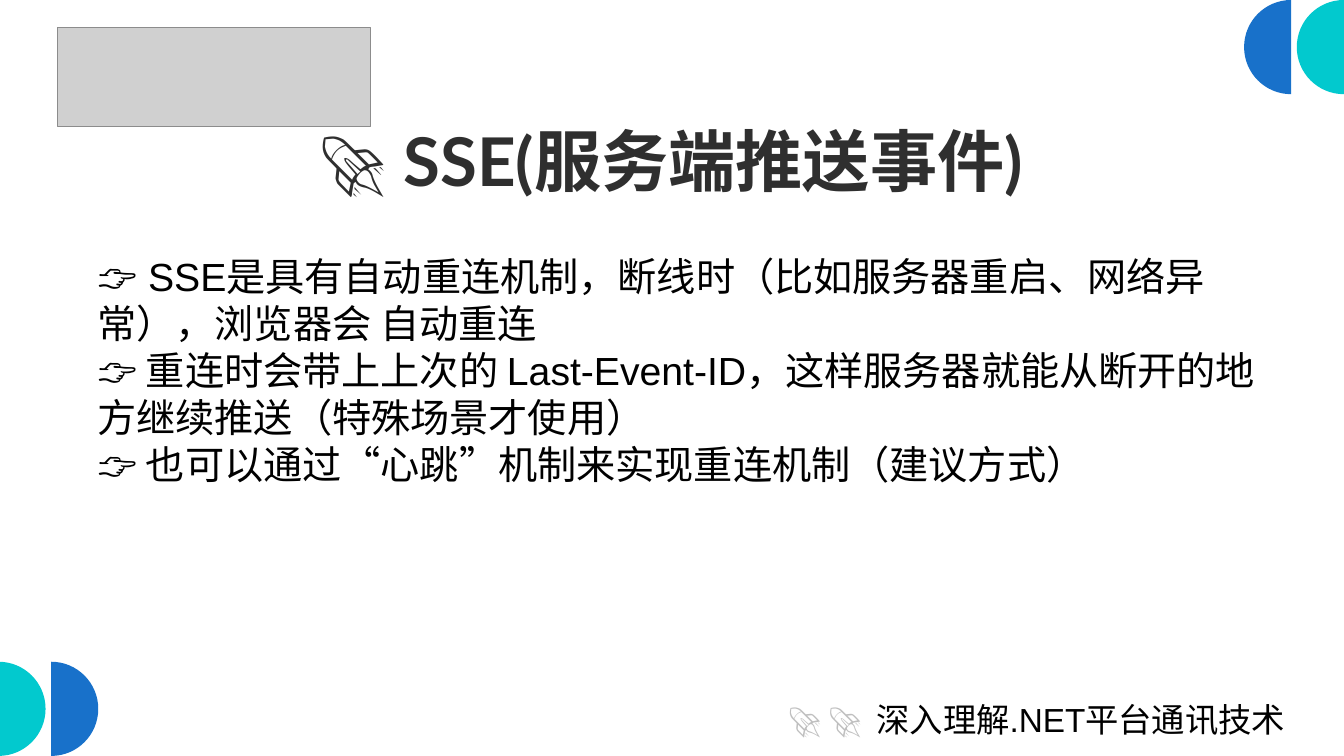
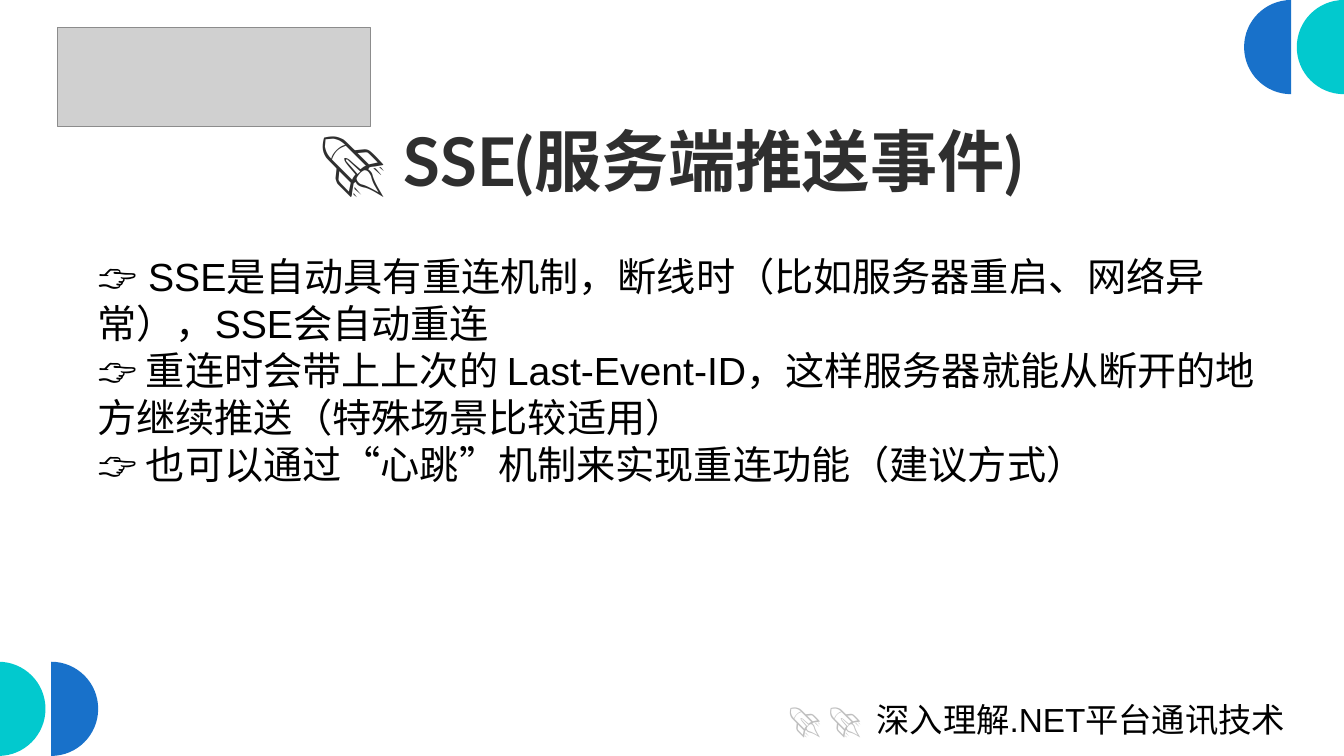
Before and after one commit to scottfly189/dotnet_net_course, a slide deck: slide 5 of src/8.SseDemo/sse_client.odp (slide 6 before the commit). Drawn at 1344x756 pixels with LibreOffice and Linux fonts; fonts in the diff are those of the drawing; grey boxes stand for pictures. Boxes give left, top, right and bottom in pixels: in the first picture for what was removed or moved away, otherwise in the second. Text is boxed around its words. In the diff, an @@ line names an element or a change of style, - is before the commit and + after.

```diff
--- a/src/8.SseDemo/sse_client.odp
+++ b/src/8.SseDemo/sse_client.odp
@@ text at [97, 257, 1255, 483]: text changed @@
-👉 SSE是具有自动重连机制，断线时（比如服务器重启、网络异常），浏览器会 自动重连
-👉 重连时会带上上次的 Last-Event-ID，这样服务器就能从断开的地方继续推送（特殊场景才使用）
-👉 也可以通过“心跳”机制来实现重连机制（建议方式）
+👉 SSE是自动具有重连机制，断线时（比如服务器重启、网络异常），SSE会自动重连
+👉 重连时会带上上次的 Last-Event-ID，这样服务器就能从断开的地方继续推送（特殊场景比较适用）
+👉 也可以通过“心跳”机制来实现重连功能（建议方式）
```
Also in this commit, not shown: 16 other slides changed, 1 slide removed.
